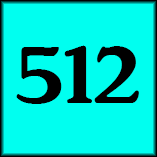
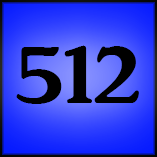
The second 157 × 157 image is a revision of the first. Changes to its layers:
painted on "Layer 1" over left=1, top=1, right=156, bottom=156
